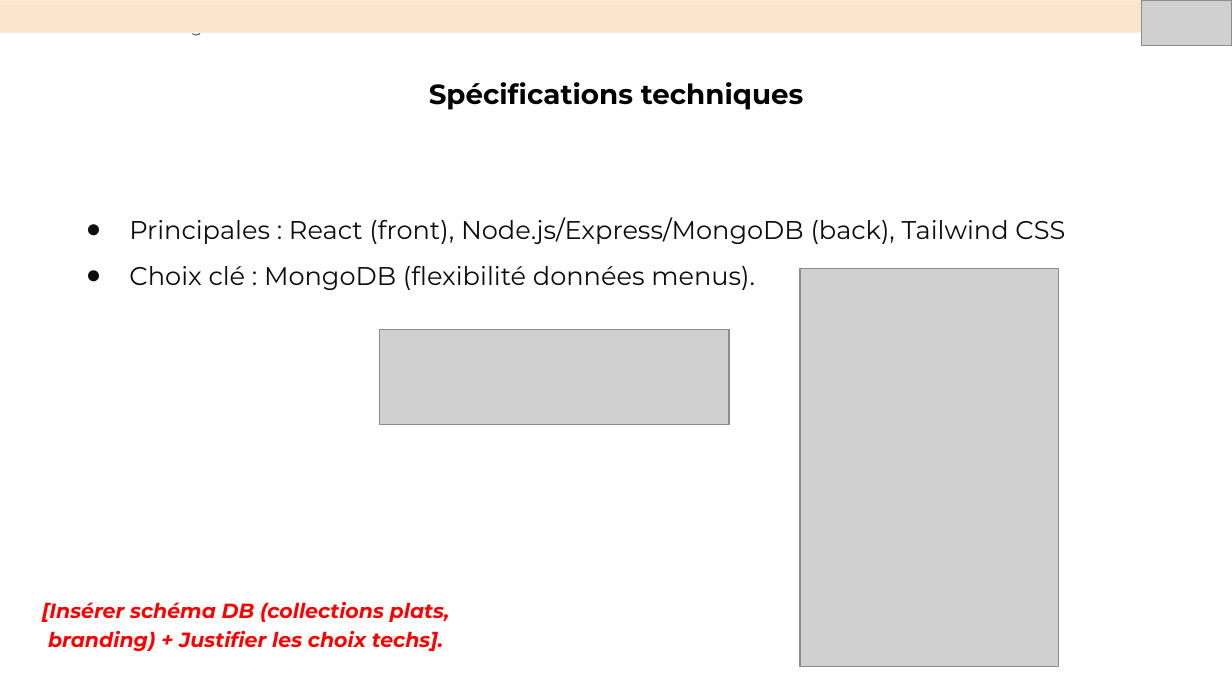
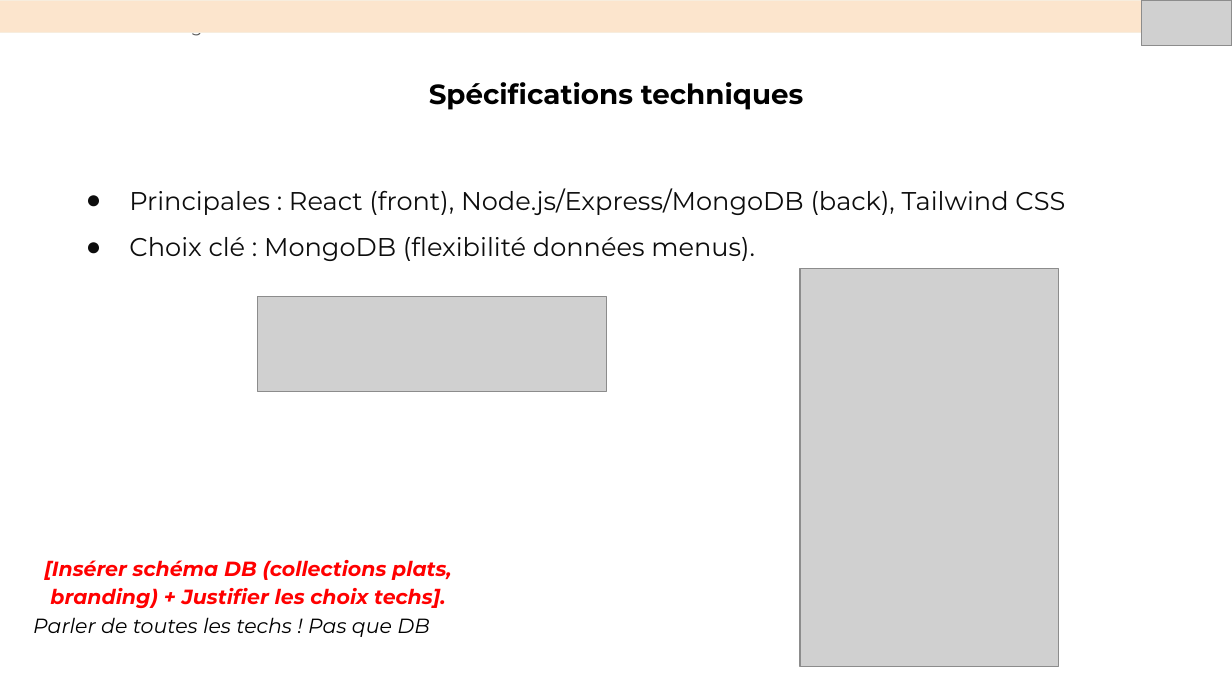
Before and after one commit to Mounir-Bmz/Planifiez-le-d-veloppement-du-site-de-votre-client, a slide deck: slide 7 of Présentation+Soufiane.pptx. Drawn at 1232x693 pixels with LibreOffice and Linux fonts; fonts in the diff are those of the drawing; grey boxes stand for pictures. Boxes give left, top, right and bottom in pixels: in the first picture for what was removed or moved away, otherwise in the second. Text is boxed around its words. In the diff, an @@ line names an element or a change of style, - is before the commit and + after.

```diff
--- a/Présentation+Soufiane.pptx
+++ b/Présentation+Soufiane.pptx
@@ text "Principales : React (front), Node.js/Express/MongoDB ...": place and size @@
-text "Principales : React (front), Node.js/Express/MongoDB ..." at (129,217,1065,290)
+text "Principales : React (front), Node.js/Express/MongoDB ..." at (129,188,1065,261)
@@ picture: place and size @@
-picture at (379,330,728,425)
+picture at (257,297,606,392)
@@ text "[Insérer schéma DB (collections plats, ...": place and size @@
-text "[Insérer schéma DB (collections plats, ..." at (42,602,450,651)
+text "[Insérer schéma DB (collections plats, ..." at (33,560,452,637)
@@ text at (33,617,429,637): paragraph added @@
+Parler de toutes les techs ! Pas que DB
```
Also in this commit, not shown: 2 other slides changed.
